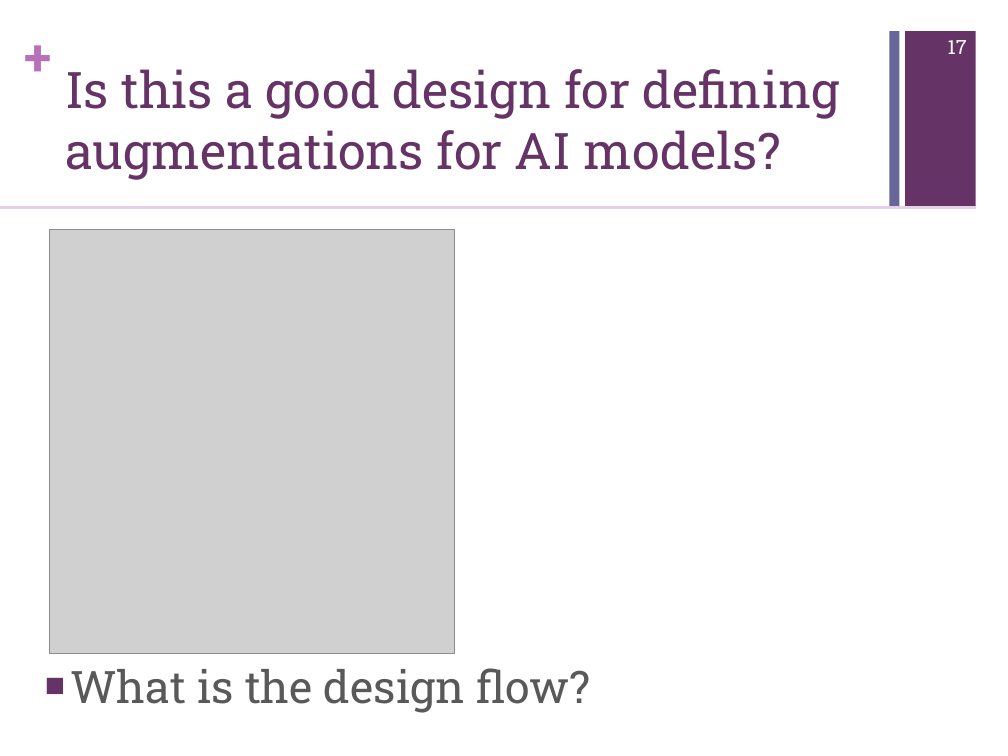
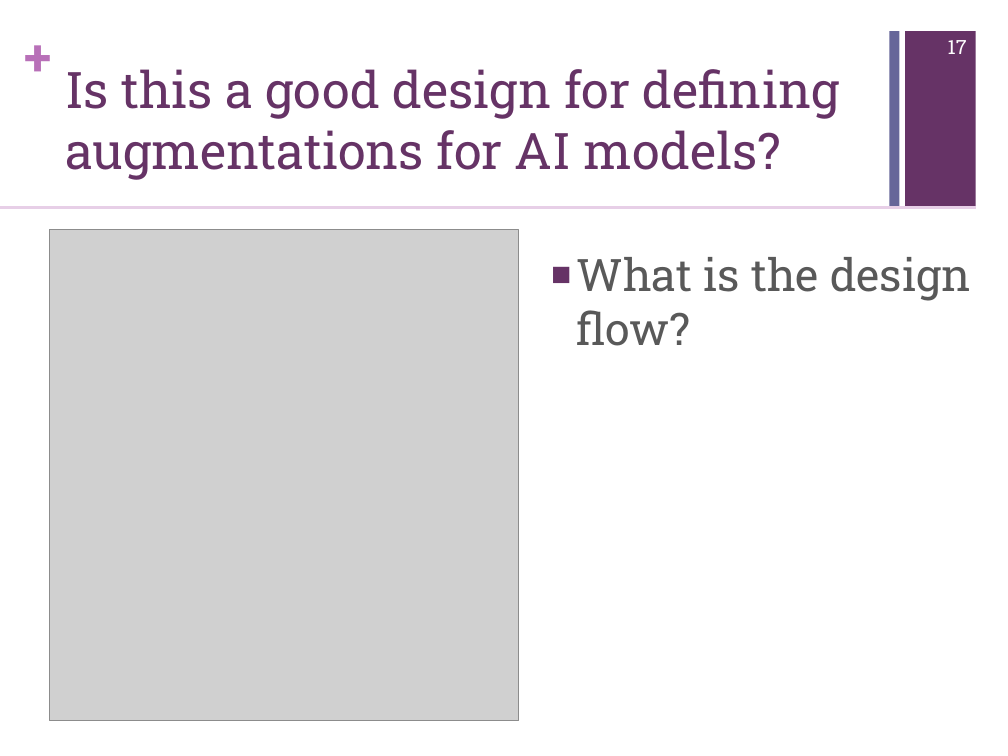
Before and after one commit to paklau99988/skorea, a slide deck: slide 17 of a.pptx. Drawn at 1008x756 pixels with LibreOffice and Linux fonts; fonts in the diff are those of the drawing; grey boxes stand for pictures. Boxes give left, top, right and bottom in pixels: in the first picture for what was removed or moved away, otherwise in the second. Text is boxed around its words. In the diff, an @@ line names an element or a change of style, - is before the commit and + after.

```diff
--- a/a.pptx
+++ b/a.pptx
@@ picture resized from (x1=49, y1=230, x2=455, y2=653) to (x1=49, y1=230, x2=519, y2=721) @@
@@ text "What is the design flow?" rewrapped from (x1=70, y1=668, x2=590, y2=713) to (x1=576, y1=257, x2=971, y2=346) @@
```
Also in this commit, not shown: 1 other slide changed, 1 slide added.
